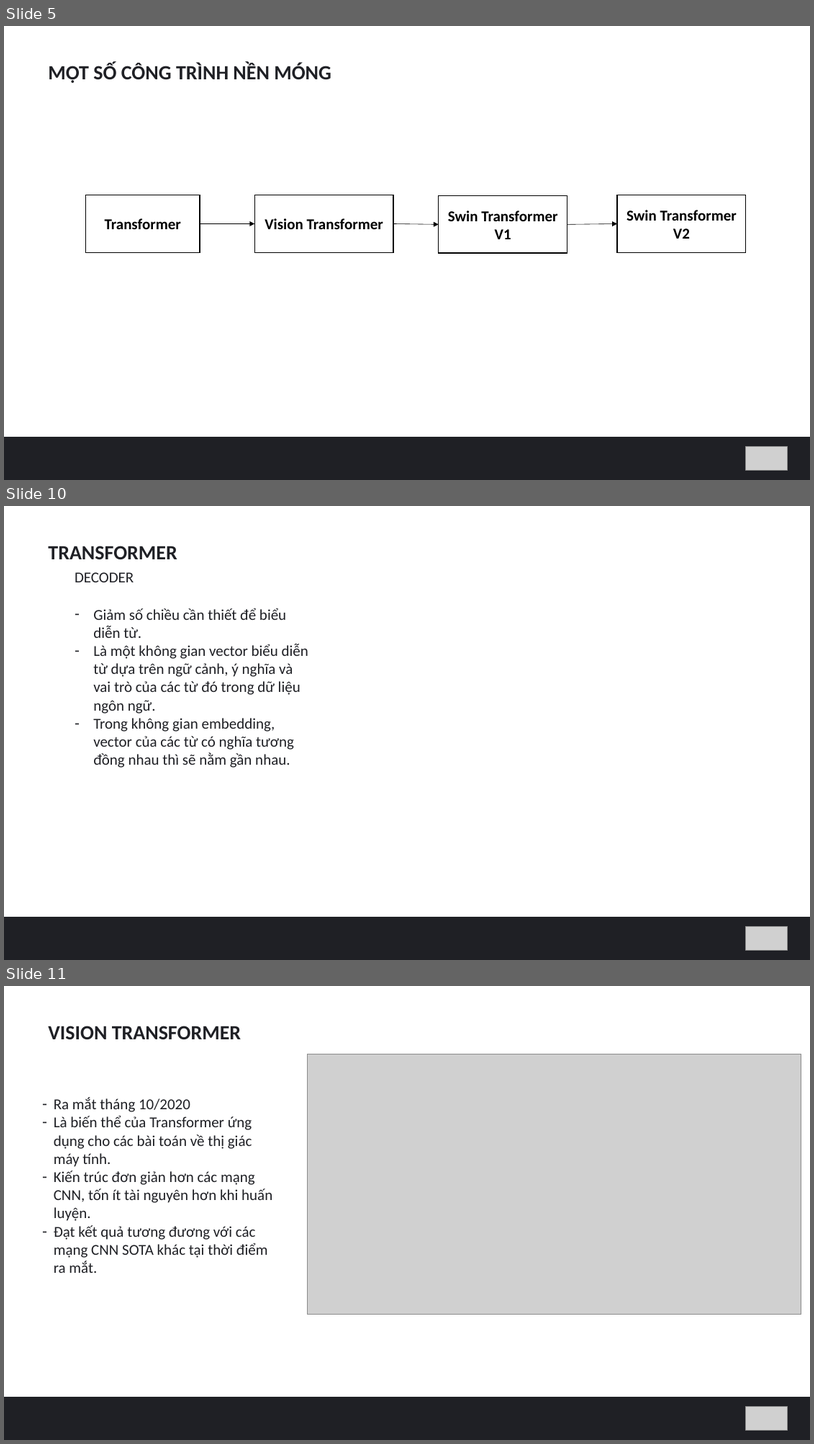
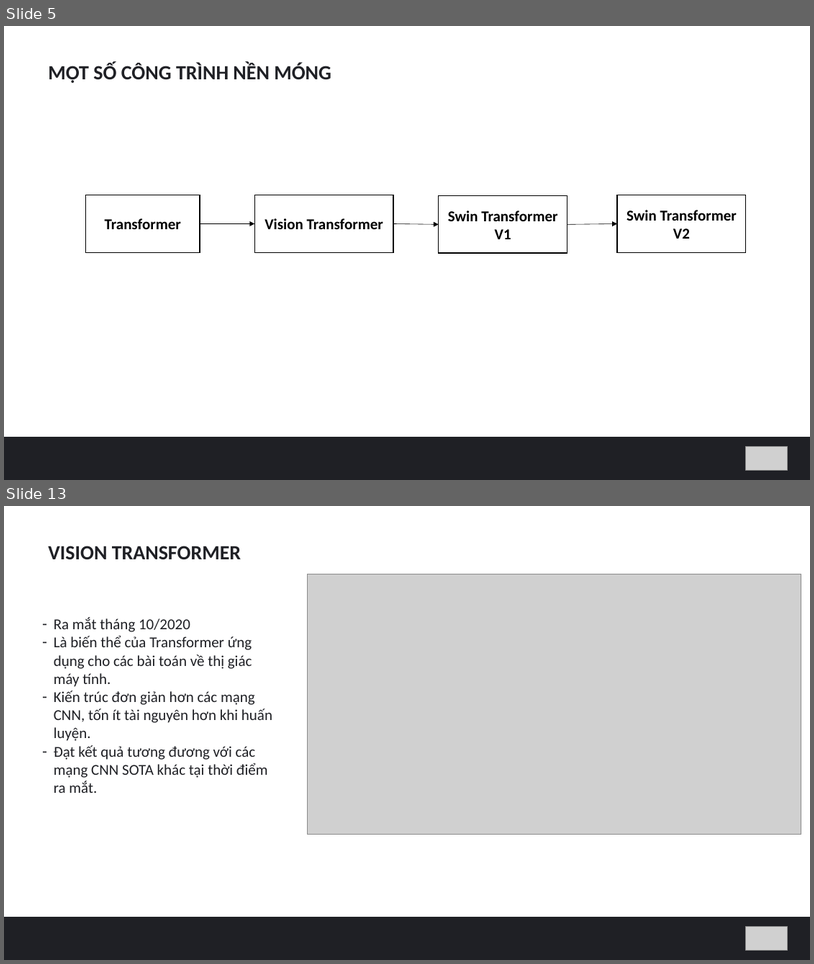
Before and after one commit to hungvm2/MoD_machine_learning, a slide deck: slide1.pptx. Shown one above the other, each under a label of ours: slides 5, 10 and 11 before the commit, slides 5 and 13 after it; the slides between them are not shown. The pictures are 814x1444 and 814x964 pixels, drawn with LibreOffice and Linux fonts; fonts in the diff are those of the drawing; grey boxes stand for pictures. Boxes give left, top, right and bottom in pixels: in the first picture for what was removed or moved away, otherwise in the second. Text is boxed around its words. In the diff, an @@ line names an element or a change of style, - is before the commit and + after.

```diff
--- a/slide1.pptx
+++ b/slide1.pptx
@@ slide 10 removed at [4, 506, 810, 960], background #FFFFFF @@
@@ text removed at [48, 546, 177, 559] @@
-TRANSFORMER
@@ text removed at [75, 572, 134, 582] @@
-DECODER
@@ text removed at [93, 608, 309, 767] @@
-– Giảm số chiều cần thiết để biểu diễn từ.
-– Là một không gian vector biểu diễn từ dựa trên ngữ cảnh, ý nghĩa và vai trò của các từ đó trong dữ liệu ngôn ngữ.
-– Trong không gian embedding, vector của các từ có nghĩa tương đồng nhau thì sẽ nằm gần nhau.
@@ rectangle removed at [4, 917, 810, 960] @@
@@ picture removed at [746, 926, 788, 950] @@
@@ what was slide 11 is now slide 13 @@
```
Also in this commit, not shown: 5 slides changed, 3 slides added, 3 other files.
